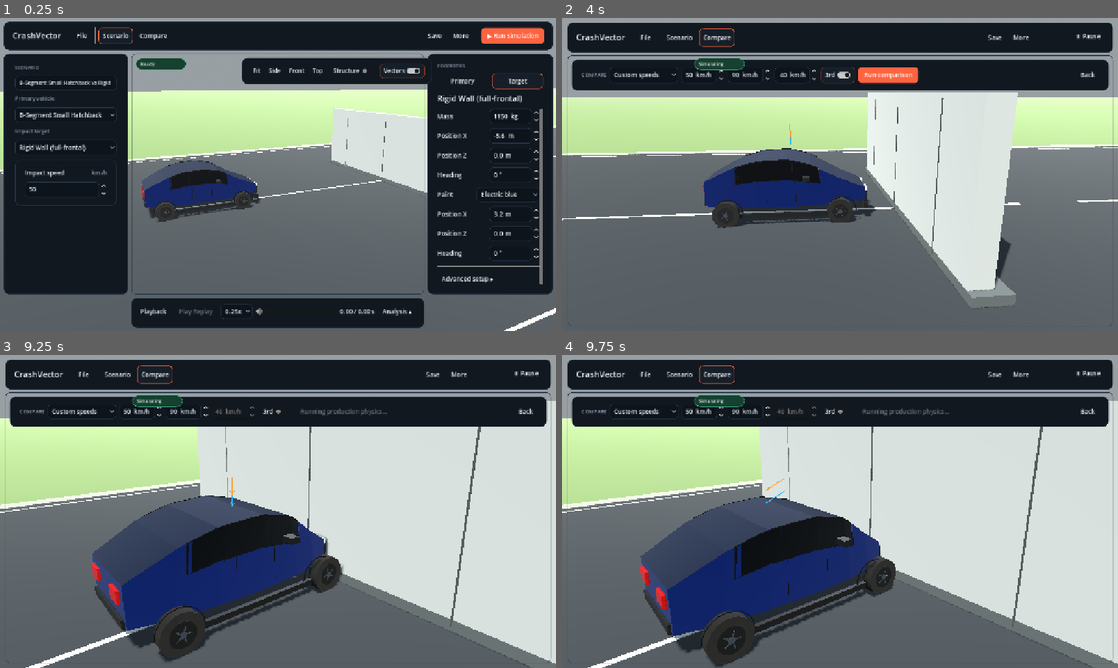
Above: before the commit, frames 1-4 (two rows, left to right).
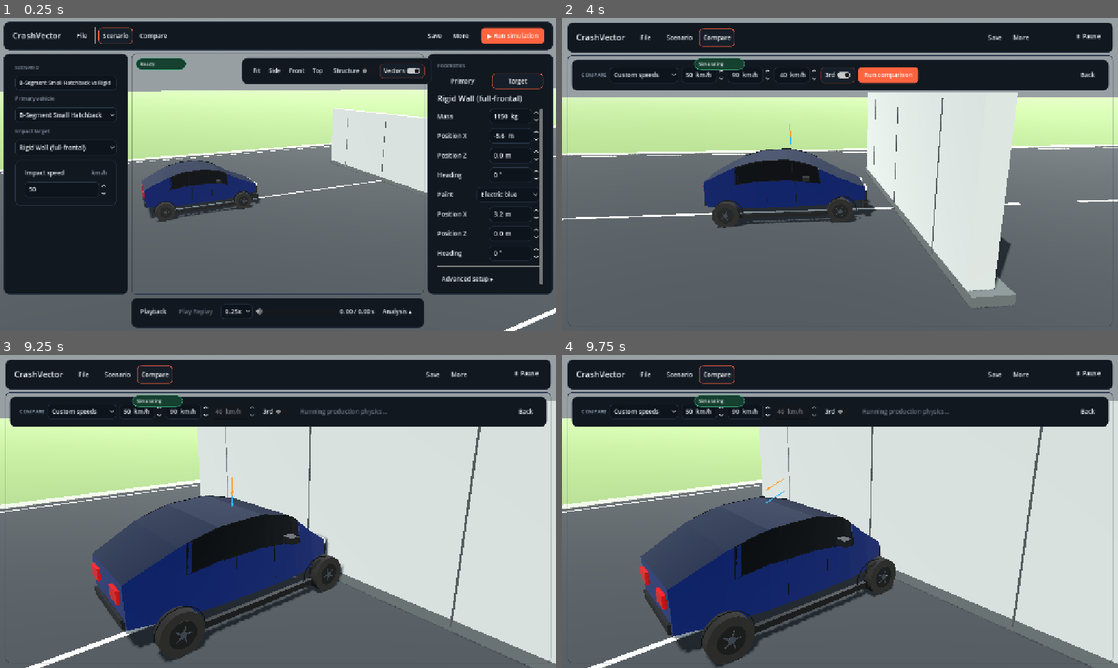
Above: after the commit, the same moments.

Repository: ArrowSK/crashvector
Game: Godot game, scene res://app/main.tscn
The game is run twice, just before and just after one commit, with the same random seed, the same clock (stepped at 60 frames per second) and the same inputs.
Inputs (mouse positions are in pixels of both pictures, inside the frame that each line leads up to):
- Up to frame 1 (0.25 s): no input
- Up to frame 2 (4 s): click "File" at 0.5 s; click "Scenario" at 1.25 s; click "Compare" at 2 s; click "More" at 2.75 s; click "▶ Run simulation" at 3.5 s
- Up to frame 3 (9.25 s): tap Enter at 4.25 s; move the mouse to (400, 495) at 4.27 s; hold Right 4.28-5 s; click (400, 495) at 4.42 s; click "Custom speeds" at 5 s; drag from (166, 527) to (250, 574) at 5.77 s; click "3rd" at 6.5 s; click "Run comparison" at 7.25 s; click "↻ Run again" at 8 s; move the mouse to (333, 442) at 8.77 s; hold Right from 8.78 s (still down)
- Up to frame 4 (9.75 s): release Right at 9.5 s; drag from (812, 574) to (673, 464) at 9.52 s

Frames 1-2 are identical in both runs. In frame 3, less than 0.1% of the frame differs, in the area x 0-95%, y 24-100%; in frame 4, less than 0.1%.

Commit message:
fix: use short contact-free history for passenger impact speed

Diff:
--- a/src/vehicles/compact_hatchback.gd
+++ b/src/vehicles/compact_hatchback.gd
@@ -490,16 +490,13 @@
 	var subject_velocity := pre_contact_velocity_ms
 	if not is_finite(subject_velocity.x) or not is_finite(subject_velocity.y) or not is_finite(subject_velocity.z):
 		subject_velocity = rigid_chassis.pre_contact_linear_velocity_ms()
-	var collider_velocity := Vector3.ZERO
-	if collider is VehicleRigidChassis:
-		collider_velocity = (collider as VehicleRigidChassis).contact_entry_linear_velocity_ms()
-	elif collider is RigidBody3D:
-		# Generic rigid bodies do not expose CrashVector's one-step history. Their
-		# current solver velocity is the best available local estimate; never
-		# substitute the scenario's t=0 velocity.
-		collider_velocity = (collider as RigidBody3D).linear_velocity
 	var effective_mass := PhysicsMetrics.collision_effective_mass_kg(rigid_chassis.mass, collider)
-	var closing_speed := maxf((subject_velocity - collider_velocity).dot(forward), 0.0)
+	var closing_speed := rigid_chassis.recent_relative_axis_speed_ms(
+		collider,
+		forward,
+		subject_velocity,
+		false
+	)
 	var velocity_energy := 0.5 * effective_mass * closing_speed * closing_speed
 	# Godot can report the first manifold after the solver has already removed a
 	# large part of the closing speed. The real contact impulse is an independent
